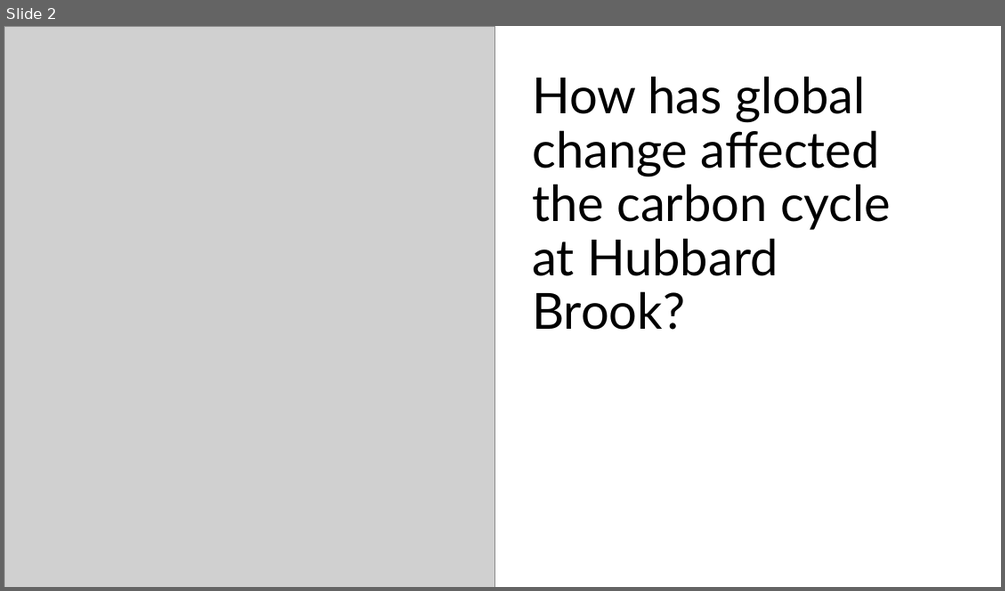
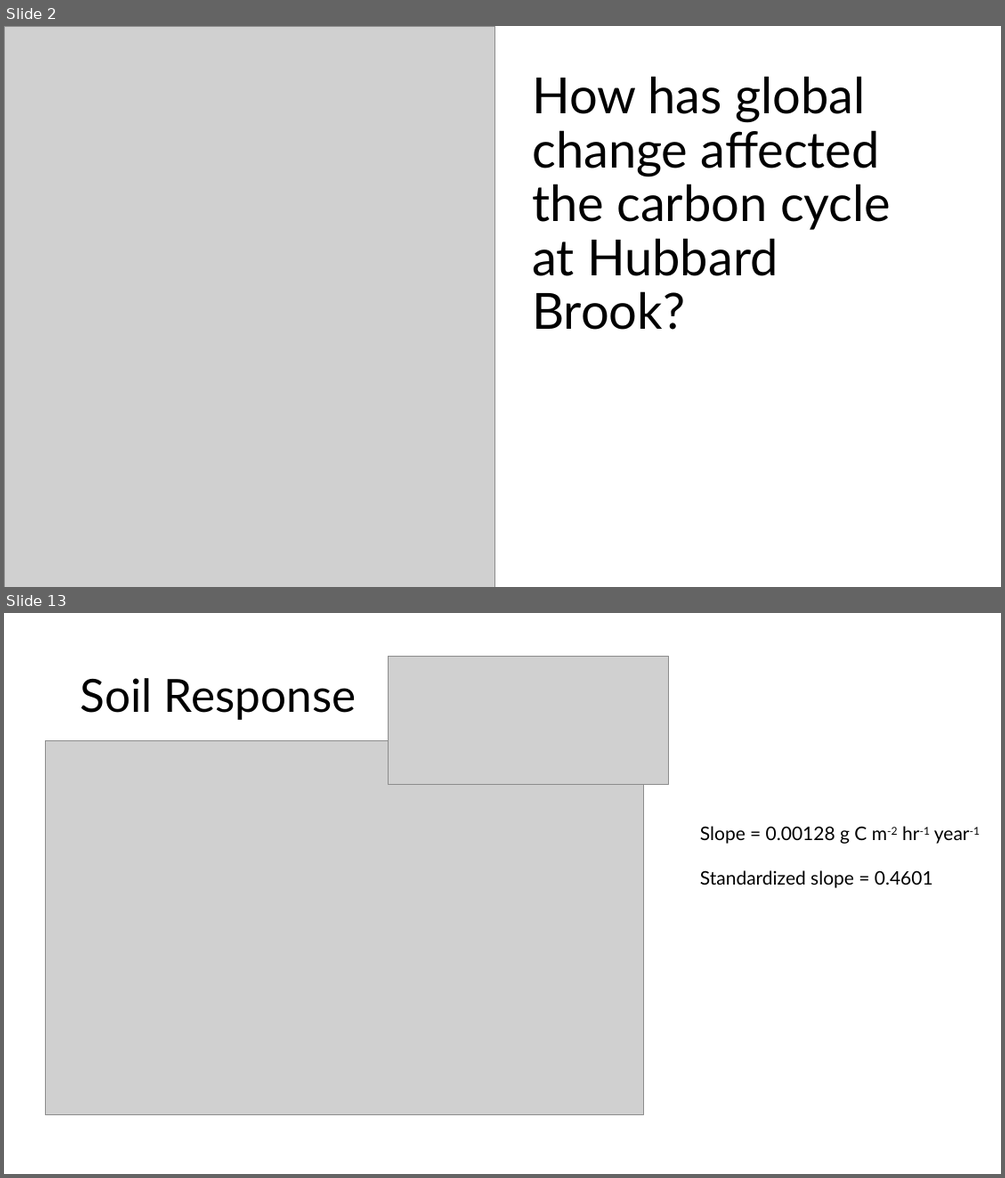
Before and after one commit to CaitlinPries/HB-Temporal-Carbon, a slide deck: Temporal C HB Meeting.pptx. Shown one above the other, each under a label of ours: slide 2 before the commit, slides 2 and 13 after it; the slides between them are not shown. The pictures are 1005x591 and 1005x1178 pixels, drawn with LibreOffice and Linux fonts; fonts in the diff are those of the drawing; grey boxes stand for pictures. Boxes give left, top, right and bottom in pixels: in the first picture for what was removed or moved away, otherwise in the second. Text is boxed around its words. In the diff, an @@ line names an element or a change of style, - is before the commit and + after.

Commit message:
More updates for meeting
Added more standardized graphs and prelim analyses for the presentation at the HB annual meeting

```diff
--- a/Temporal C HB Meeting.pptx
+++ b/Temporal C HB Meeting.pptx
@@ slide 13 added at [4, 613, 1001, 1174], background #FFFFFF @@
@@ picture added at [388, 656, 668, 784] @@
@@ title added at [80, 678, 356, 720], 44 pt, text #000000 @@
+Soil Response
@@ picture added at [45, 741, 643, 1115] @@
@@ text added at [700, 826, 980, 888], 18 pt, text #000000 @@
+Slope = 0.00128 g C m-2 hr-1 year-1
+Standardized slope = 0.4601
```
Also in this commit, not shown: 6 slides changed, 6 other slides added, 6 slides removed, 14 other files.
